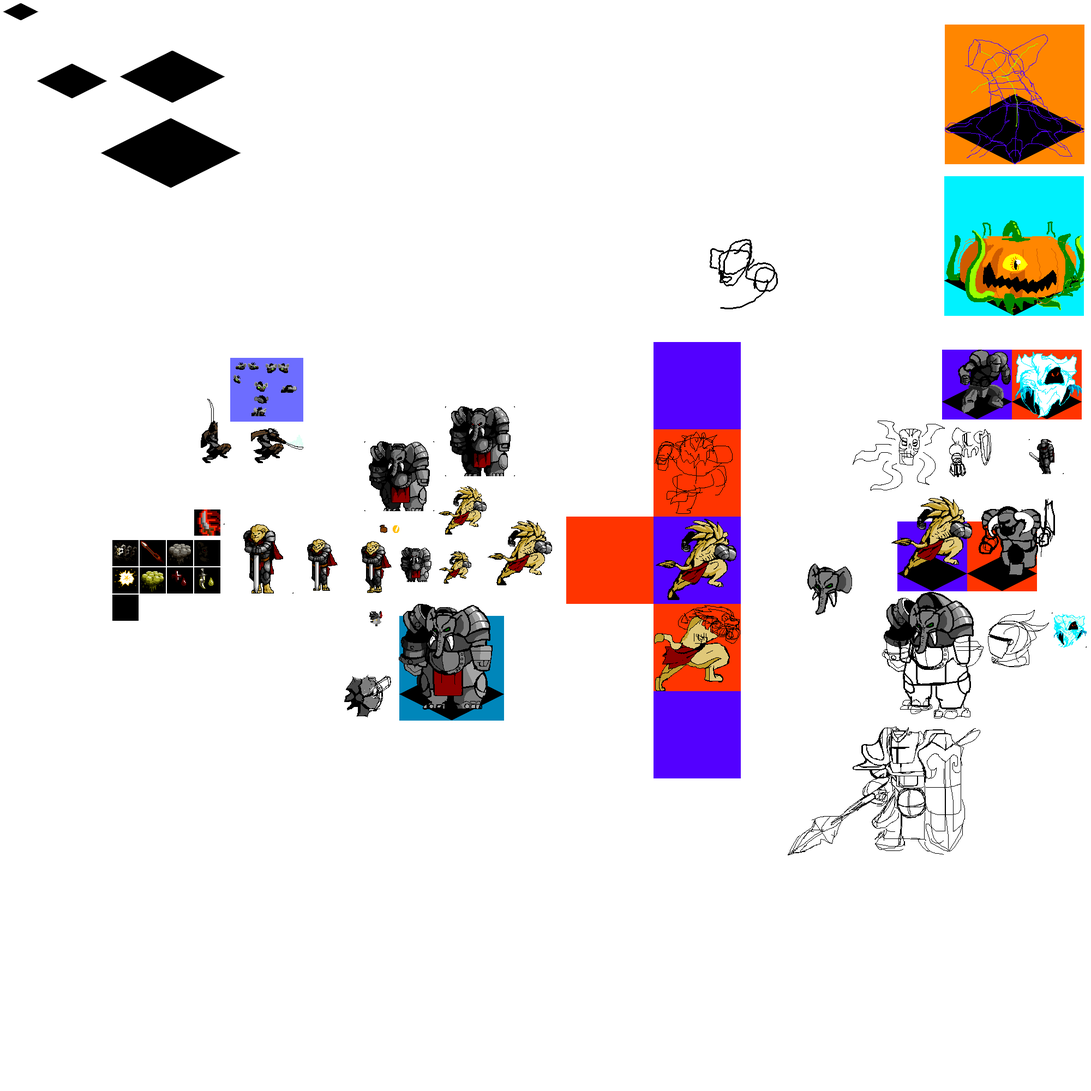
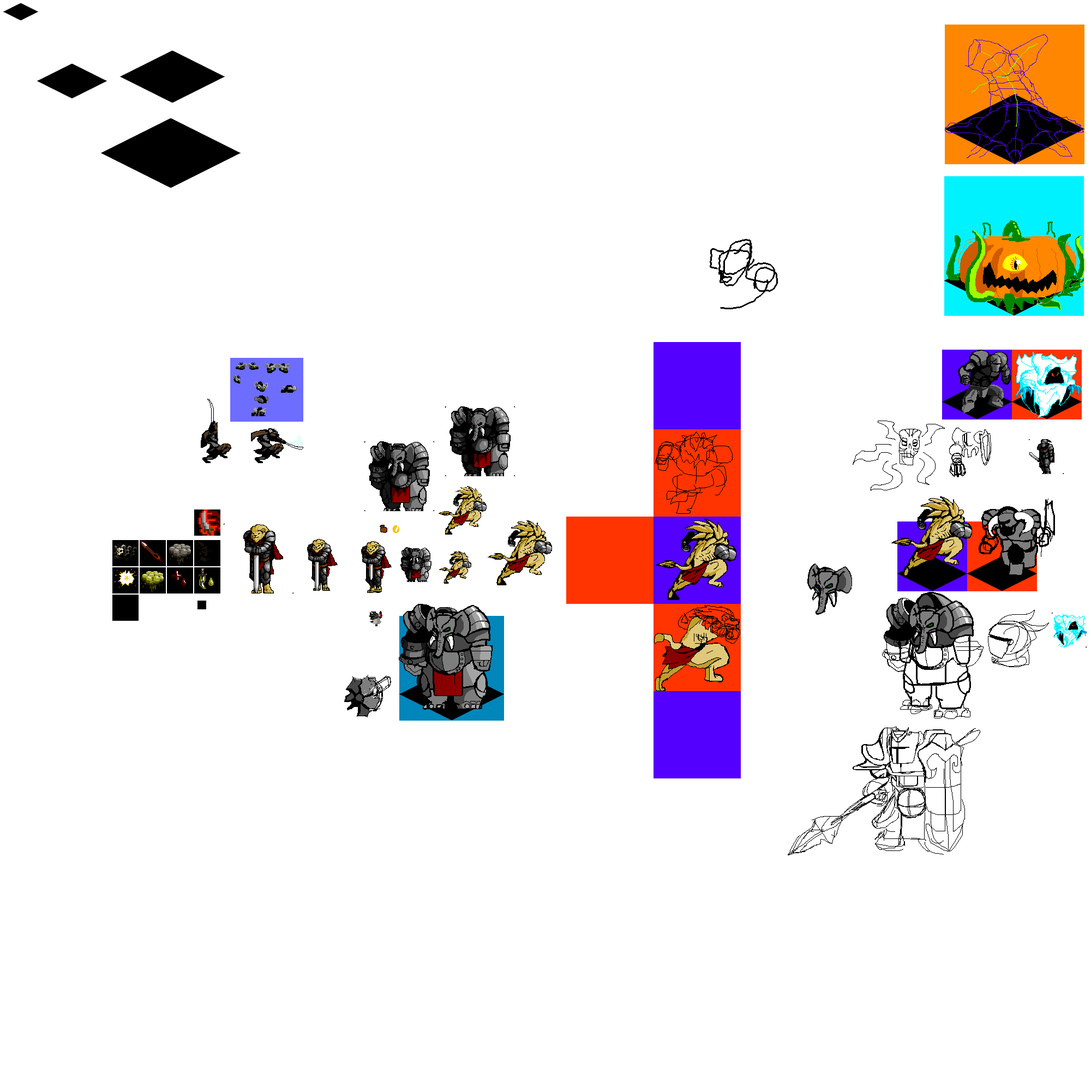
Comparing the layer stacks of the two 1091 × 1091 images. Changes:
painted on "New Layer" over [197, 550, 211, 610]
